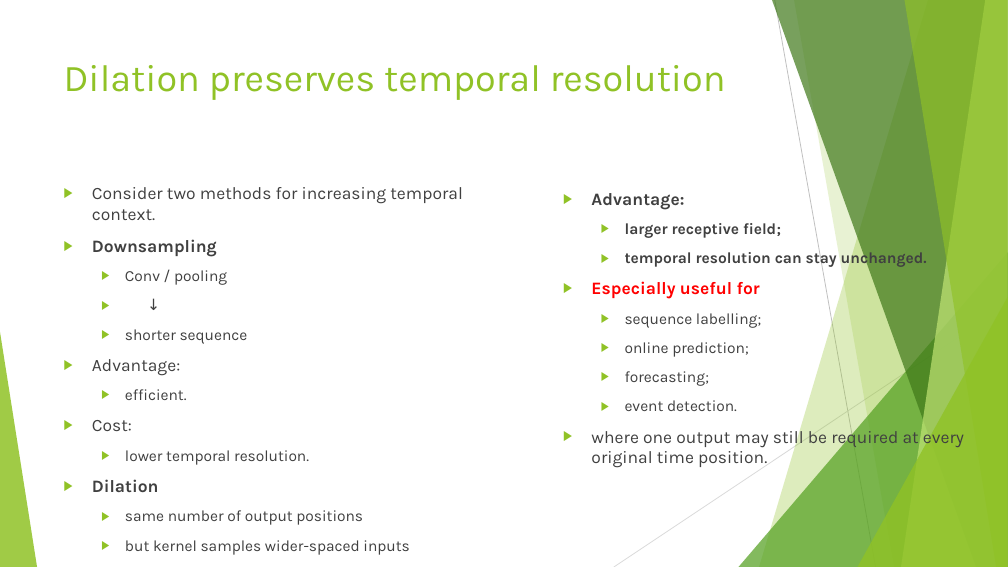
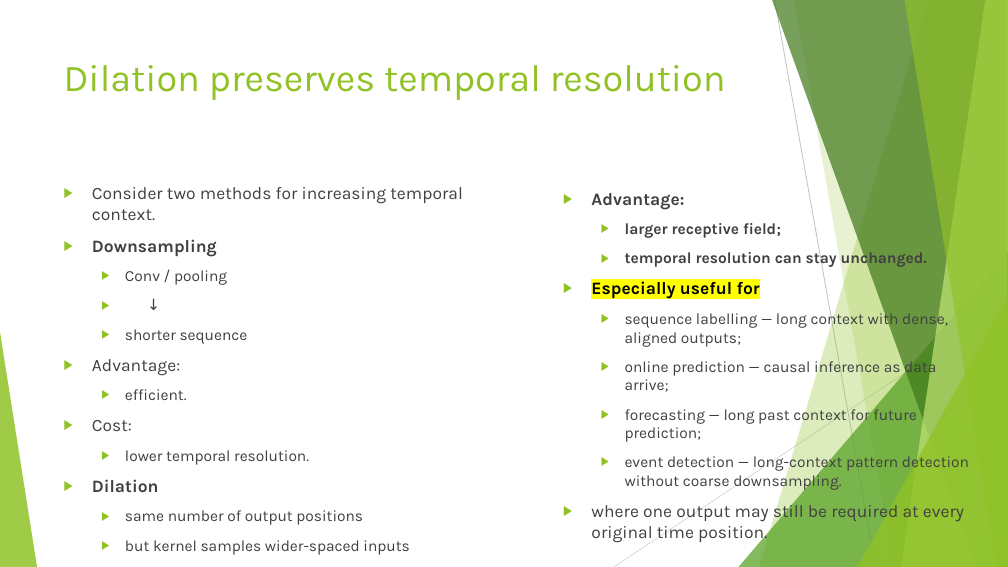
Before and after one commit to FranzGH/timeseries, a slide deck: slide 160 of Slides/05 CNNs.pptx. Drawn at 1008x567 pixels with LibreOffice and Linux fonts; fonts in the diff are those of the drawing. Boxes give left, top, right and bottom in pixels: in the first picture for what was removed or moved away, otherwise in the second. Text is boxed around its words. In the diff, an @@ line names an element or a change of style, - is before the commit and + after.

```diff
--- a/Slides/05 CNNs.pptx
+++ b/Slides/05 CNNs.pptx
@@ text at [591,281,760,300]: text colour #FF0000 to #000000, highlight none to #FFFF00 in "Especially useful for" @@
@@ text at [625,310,969,490]: text changed @@
-  ▶ sequence labelling;
-  ▶ online prediction;
-  ▶ forecasting;
-  ▶ event detection.
+  ▶ sequence labelling — long context with dense, aligned outputs;
+  ▶ online prediction — causal inference as data arrive;
+  ▶ forecasting — long past context for future prediction;
+  ▶ event detection — long-context pattern detection without coarse downsampling.
```
Also in this commit, not shown: 64 other slides changed, 20 slides added, 5 slides removed, 1 other file.
